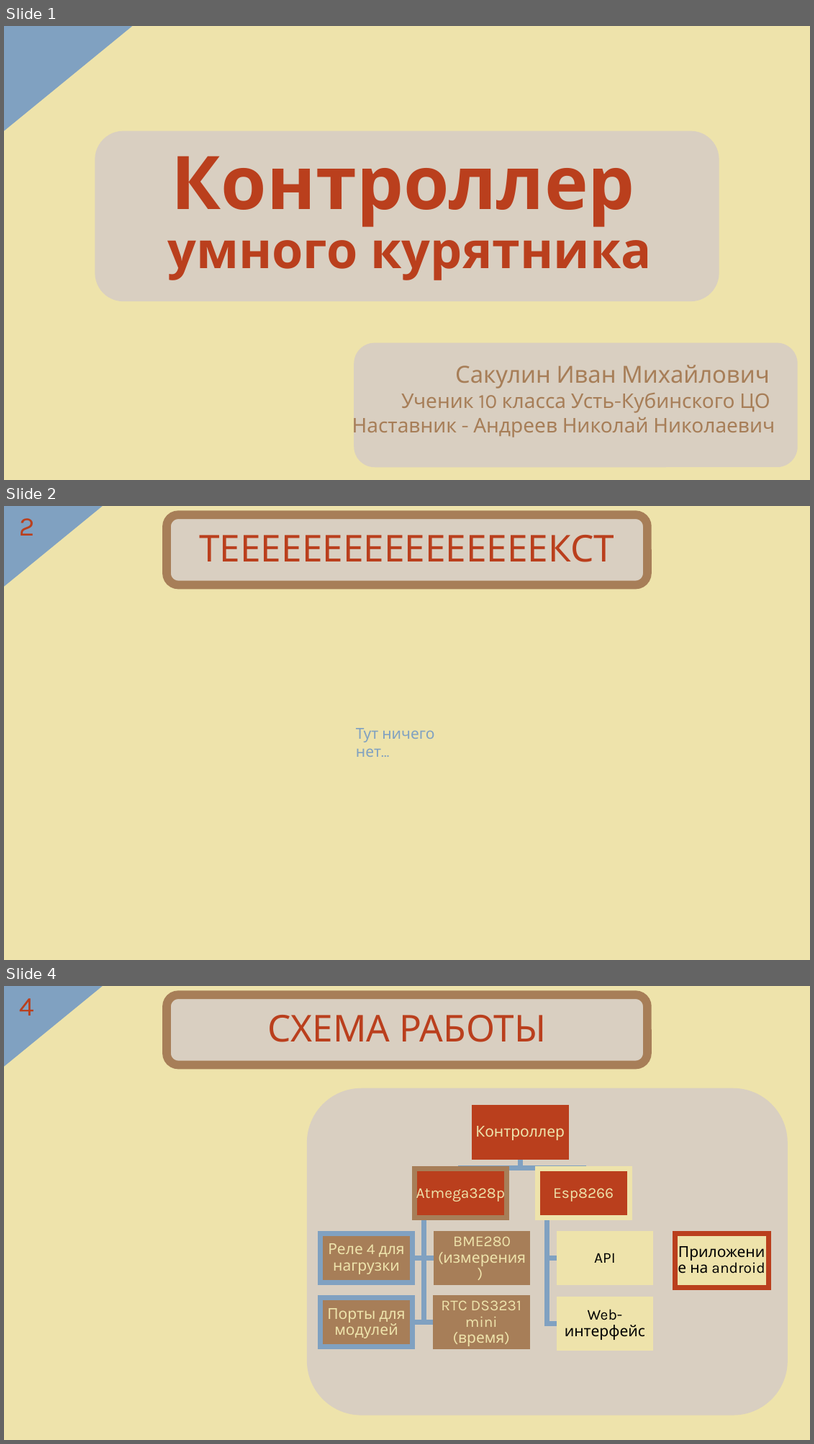
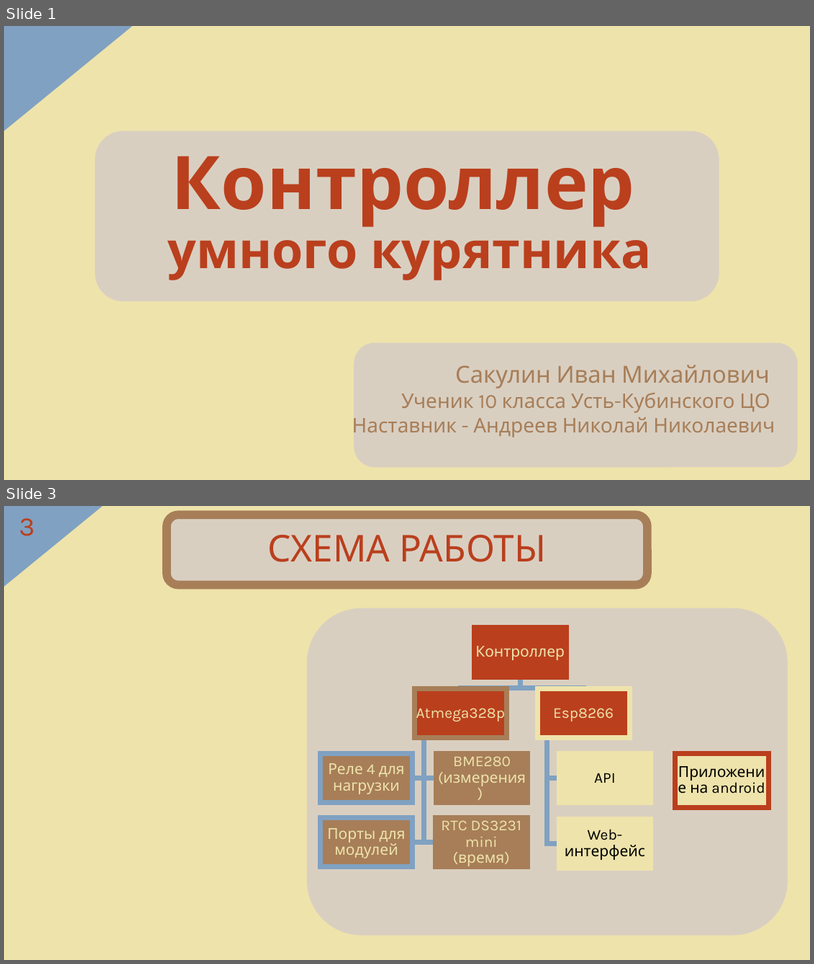
Before and after one commit to OneTwoZzzPlus/chicken, a slide deck: Documents/SChickenPresent-SakulinIM.pptx. Shown one above the other, each under a label of ours: slides 1, 2 and 4 before the commit, slides 1 and 3 after it; the slides between them are not shown. The pictures are 814x1444 and 814x964 pixels, drawn with LibreOffice and Linux fonts; fonts in the diff are those of the drawing. Boxes give left, top, right and bottom in pixels: in the first picture for what was removed or moved away, otherwise in the second. Text is boxed around its words. In the diff, an @@ line names an element or a change of style, - is before the commit and + after.

```diff
--- a/Documents/SChickenPresent-SakulinIM.pptx
+++ b/Documents/SChickenPresent-SakulinIM.pptx
@@ slide 2 removed at (4,506,810,960), background #EEE3AB; not listed: 3 template elements that a slide beside it also shows @@
@@ title removed at (199,535,615,562) @@
-ТЕЕЕЕЕЕЕЕЕЕЕЕЕЕЕЕКСТ
@@ text removed at (356,728,435,757) @@
-Тут ничего нет…
@@ what was slide 4 is now slide 3 @@
@@ page number at (19,518,35,536): text changed @@
-4
+3
```
Also in this commit, not shown: 1 slide added, 1 other slide removed.
